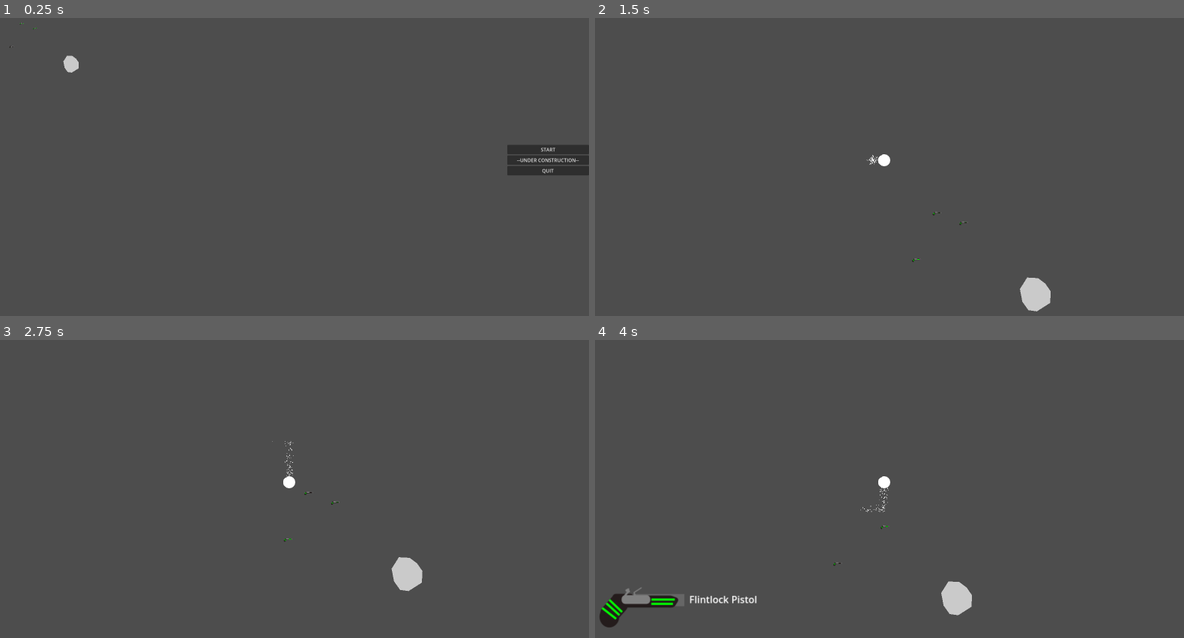
Above: before the commit, frames 1-4 (two rows, left to right).
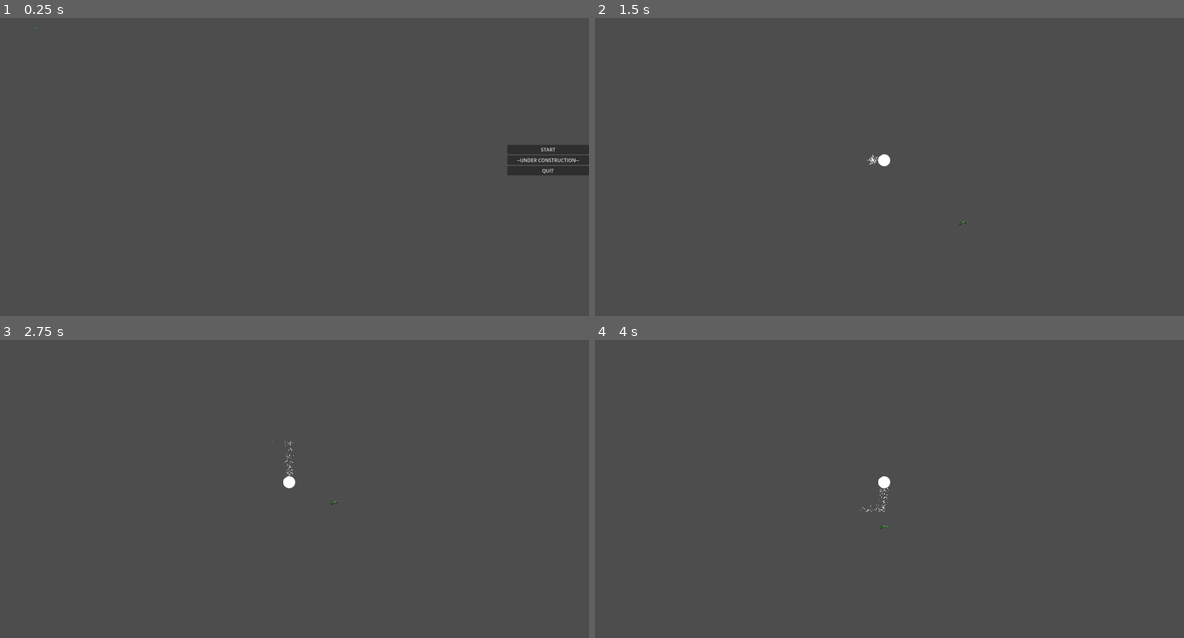
Above: after the commit, the same moments.

Repository: JeanShark-dev/godot-rock-survival
Game: Godot game, scene res://Main.tscn
Same seed, same stepped clock (60 frames per second), same inputs: the game is played once before the commit and once after it.
Inputs (mouse positions are in pixels of both pictures, inside the frame that each line leads up to):
- Up to frame 1 (0.25 s): no input
- Up to frame 2 (1.5 s): click "START" at 0.5 s; tap Enter at 1.25 s; move the mouse to (1019, 143) at 1.27 s; hold D (gp_right) from 1.28 s (still down); click (1019, 143) at 1.35 s
- Up to frame 3 (2.75 s): move the mouse to (170, 497) at 2.02 s; release D (gp_right) at 2.03 s; hold S (gp_down) from 2.03 s (still down); tap Q (gp_drop) at 2.1 s; click (170, 497) at 2.3 s
- Up to frame 4 (4 s): move the mouse to (942, 411) at 2.77 s; release S (gp_down) at 2.78 s; hold D (gp_right) 2.78-3.53 s; tap E (gp_use) at 2.85 s; click (942, 411) at 3.05 s; move the mouse to (854, 548) at 3.52 s; hold W (gp_up) from 3.53 s (still down); click (854, 548) at 3.6 s

The runs differ from the first frame. In frame 1, 0.1% of the frame differs, in the area x 1-14%, y 1-19%; in frame 2, 0.5%; in frame 3, 0.5%; in frame 4, 1.4%, in the area x 0-64%, y 74-97%.

Commit message:
broke flintlock pistol
oops.
specifically, attempted to fix position-dependent shooting target

Diff:
--- a/Main.tscn
+++ b/Main.tscn
@@ -1,8 +1,7 @@
-[gd_scene load_steps=4 format=3 uid="uid://b4lnjk3kh8c2k"]
+[gd_scene load_steps=3 format=3 uid="uid://b4lnjk3kh8c2k"]
 
 [ext_resource type="Script" path="res://assets/scripts/Main.gd" id="1_ja8op"]
 [ext_resource type="PackedScene" uid="uid://u1ocuprm86pk" path="res://weapon_pickup.tscn" id="2_hxktq"]
-[ext_resource type="PackedScene" uid="uid://dqw1b6b6hj8fj" path="res://collision_dummy.tscn" id="3_iahnp"]
 
 [node name="Main" type="Node"]
 script = ExtResource("1_ja8op")
@@ -46,14 +45,5 @@
 [node name="WeaponPickup" parent="." instance=ExtResource("2_hxktq")]
 position = Vector2(151, 104)
 
-[node name="WeaponPickup2" parent="." instance=ExtResource("2_hxktq")]
-position = Vector2(107, 88)
-
-[node name="WeaponPickup3" parent="." instance=ExtResource("2_hxktq")]
-position = Vector2(73, 165)
-
-[node name="Node2D" parent="." instance=ExtResource("3_iahnp")]
-position = Vector2(269, 221)
-
 [connection signal="pressed" from="MainMenu/ButtonContainer/StartButton" to="." method="_on_start_button_pressed"]
 [connection signal="pressed" from="MainMenu/ButtonContainer/QuitButton" to="." method="_on_quit_button_pressed"]
--- a/assets/scripts/bullet.gd
+++ b/assets/scripts/bullet.gd
@@ -14,9 +14,10 @@
 	var target = get_collider()
 	if target != null and target.is_in_group("mortal"):
 		target.take_damage(50, " lead poisoning")
-		$Line2D.add_point(get_collision_point())
-		print(get_collision_point())
+		$Line2D.add_point(get_collision_point() - global_position)
 		set_process(false)
+	else:
+		$Line2D.add_point(target_position - global_position)
 
 func _on_life_timer_timeout():
 #	print("Timer out.")
--- a/assets/scripts/flintlock_pistol.gd
+++ b/assets/scripts/flintlock_pistol.gd
@@ -52,6 +52,7 @@
 	var bullet = ammo.instantiate()
 	ammoManager.add_child(bullet)
 	bullet.position = player.position + get_local_mouse_position().normalized() * barrelLength
+	print("Local mouse: ", get_local_mouse_position(), " Global mouse: ", get_global_mouse_position())
 	bullet.look_at(get_global_mouse_position())
 #	bullet.position += get_local_mouse_position().normalized() * barrelLength
 	bullet.target_position = Vector2(effectiveRange,0)
Not shown, changed: to-do-list.md
